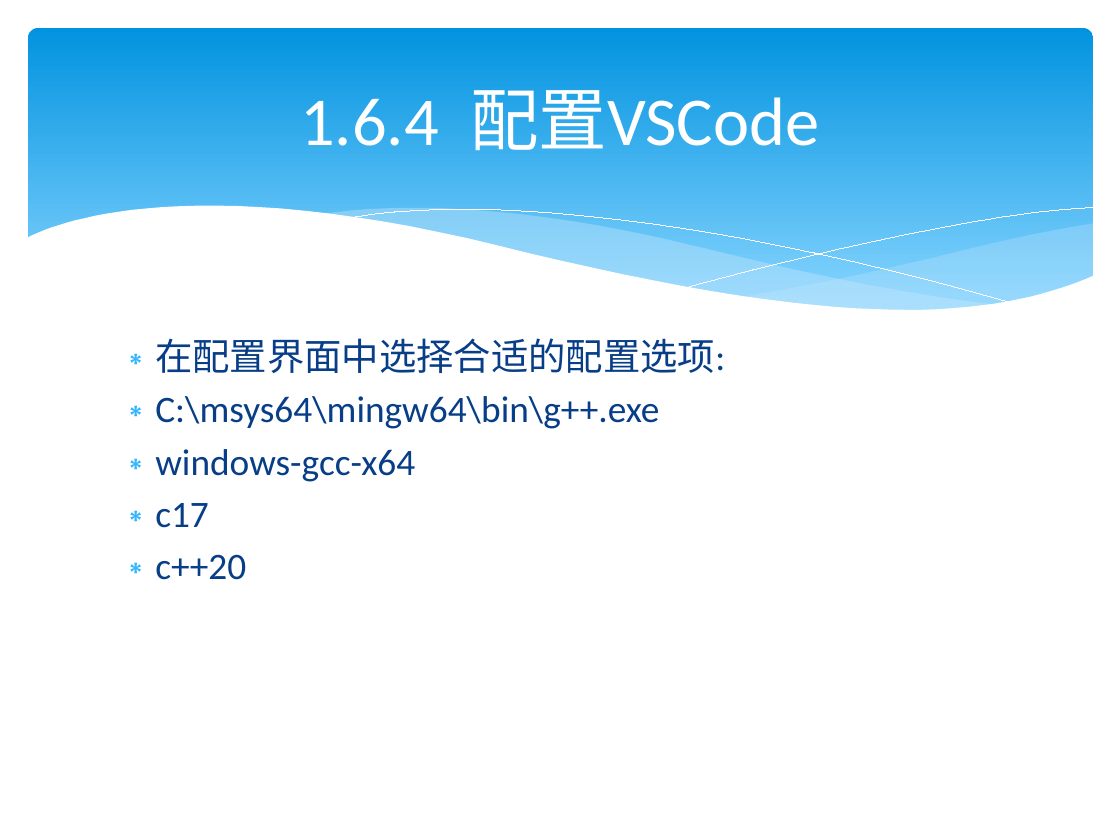
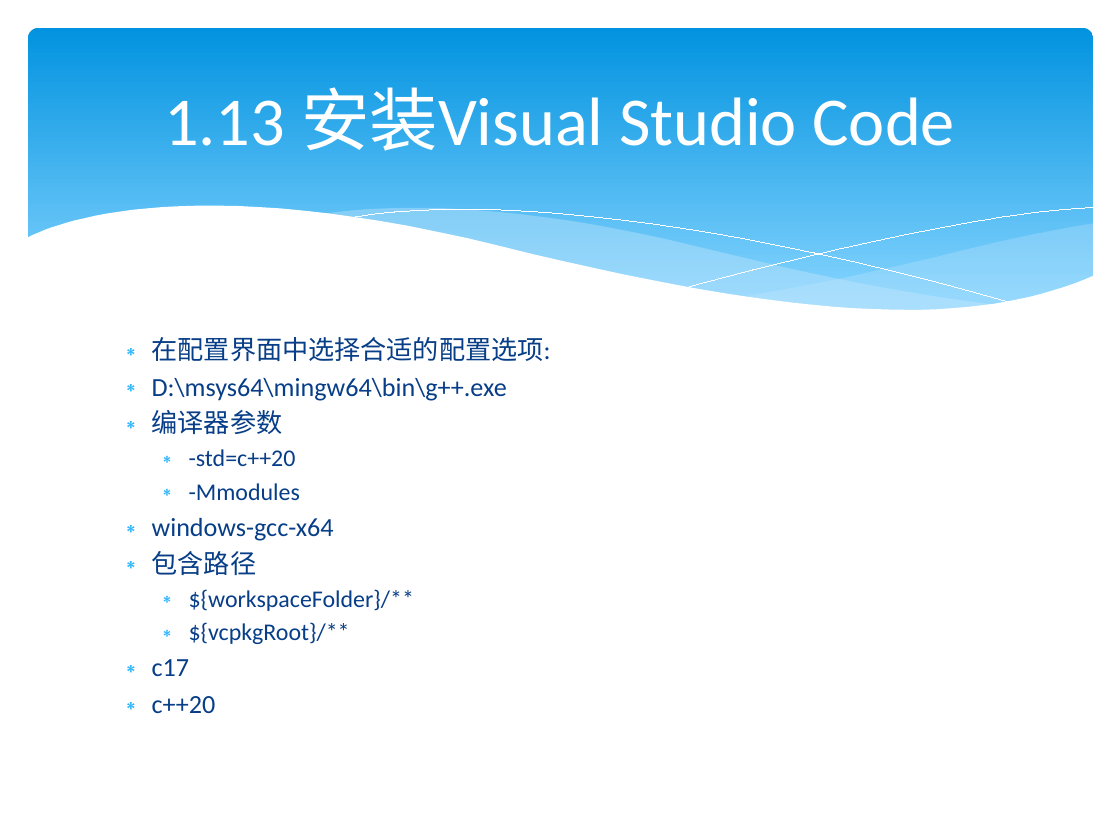
Before and after one commit to lamplight8/cpp, a slide deck: slide 133 of ppt/ch01_绪论.pptx (slide 82 before the commit). Drawn at 1120x840 pixels with LibreOffice and Linux fonts; fonts in the diff are those of the drawing. Boxes give left, top, right and bottom in pixels: in the first picture for what was removed or moved away, otherwise in the second. Text is boxed around its words. In the diff, an @@ line names an element or a change of style, - is before the commit and + after.

```diff
--- a/ppt/ch01_绪论.pptx
+++ b/ppt/ch01_绪论.pptx
@@ title at (164,87,955,151): text changed @@
-1.6.4 配置VSCode
+1.13 安装Visual Studio Code
@@ text at (152,337,551,713): size 24 to 16.8 pt in "在配置界面中选择合适的配置选项:", "windows-gcc-x64", "c17", "c++20"; less space between paragraphs @@
@@ text at (152,378,507,500): text changed; size 24 to 16.8 pt @@
-∗ C:\msys64\mingw64\bin\g++.exe
+∗ D:\msys64\mingw64\bin\g++.exe
+∗ 编译器参数
+  ∗ -std=c++20
+  ∗ -Mmodules
@@ text at (152,551,414,644): paragraphs added @@
+∗ 包含路径
+  ∗ ${workspaceFolder}/**
+  ∗ ${vcpkgRoot}/**
```
Also in this commit, not shown: 76 other slides changed, 53 slides added, 32 slides removed, 43 other files.
